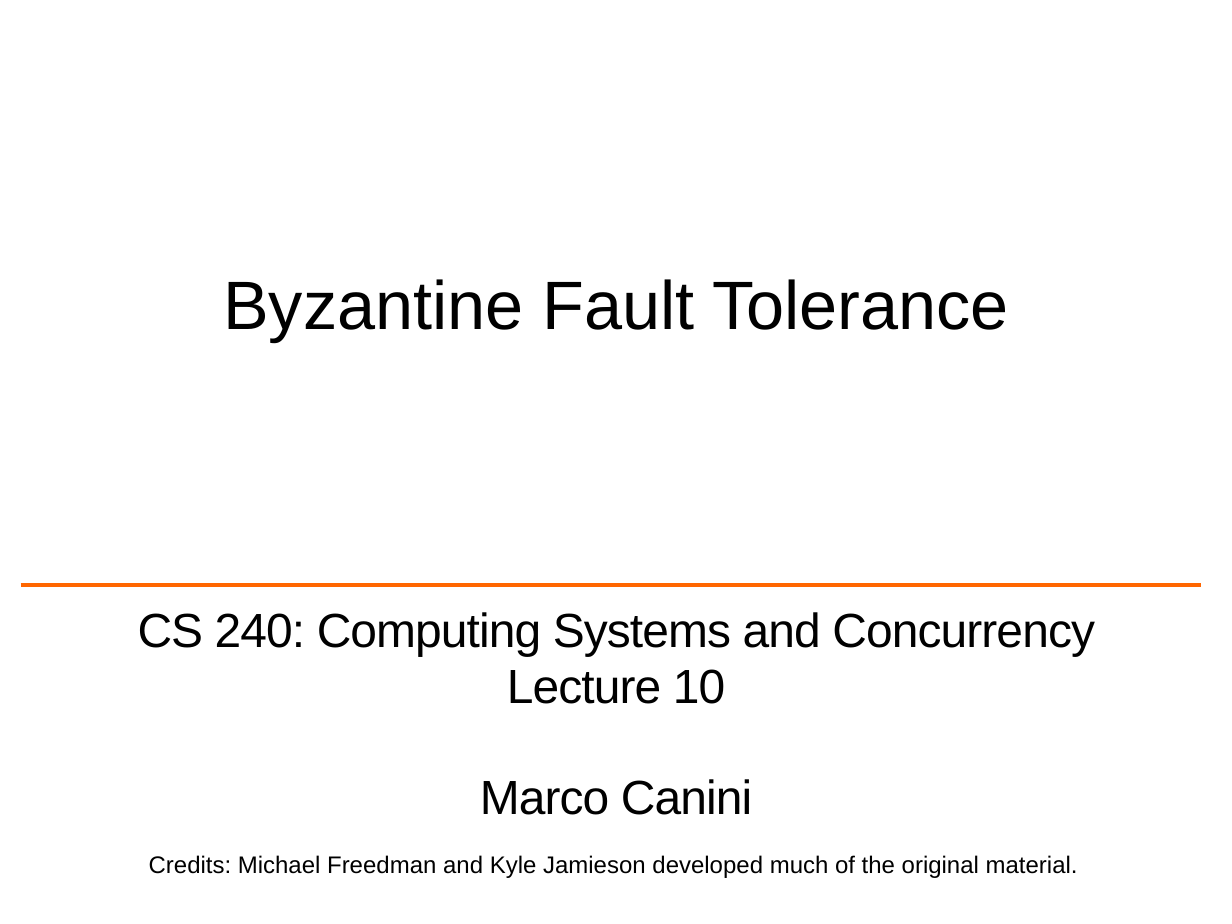
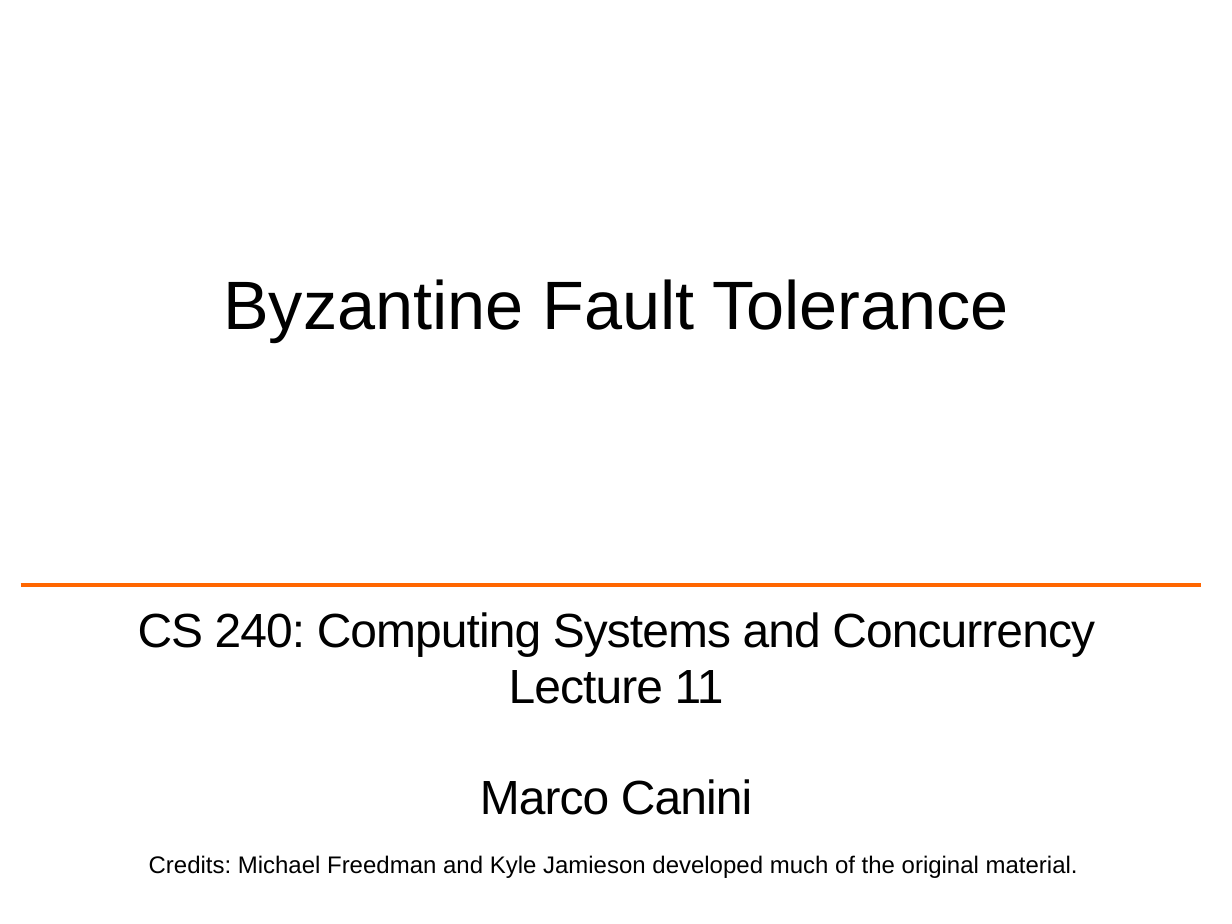
Before and after one commit to mcanini/CS240-F17, a slide deck: slide 1 of slides/L11-bft.pptx. Drawn at 1232x924 pixels with LibreOffice and Linux fonts; fonts in the diff are those of the drawing; background and template pictures are left out. Boxes give left, top, right and bottom in pixels: in the first picture for what was removed or moved away, otherwise in the second. Text is boxed around its words. In the diff, an @@ line names an element or a change of style, - is before the commit and + after.

```diff
--- a/slides/L11-bft.pptx
+++ b/slides/L11-bft.pptx
@@ subtitle at (x1=509, y1=670, x2=724, y2=704): text changed @@
-Lecture 10
+Lecture 11
```
Also in this commit, not shown: 4 other files.
